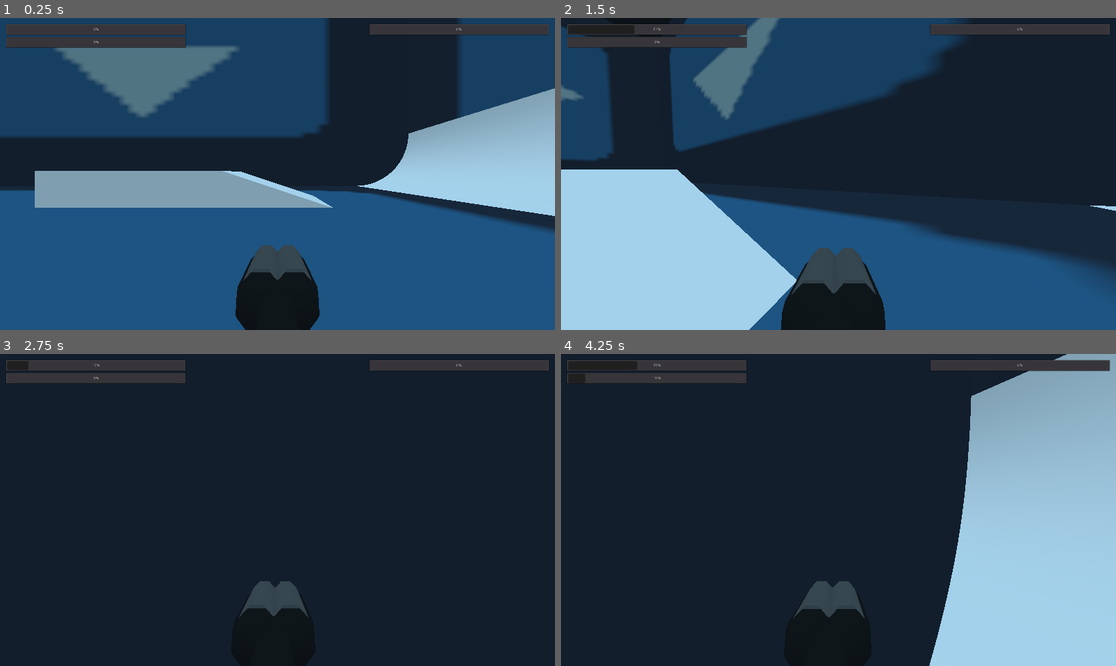
Above: before the commit, frames 1-4 (two rows, left to right).
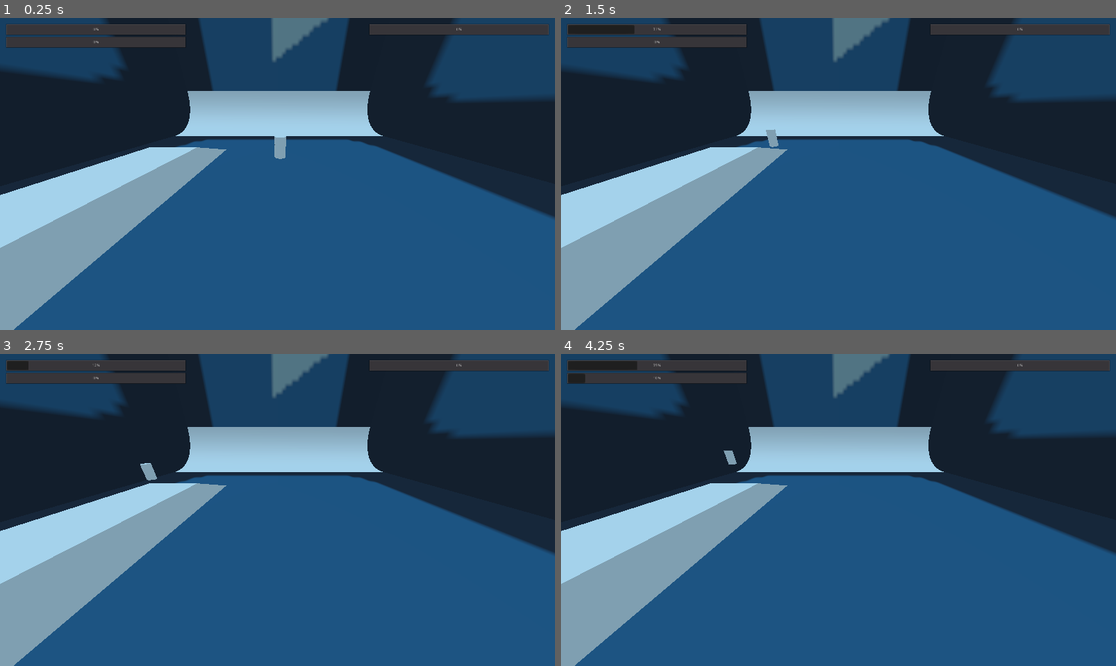
Above: after the commit, the same moments.

Repository: Shfty/hyper-shooting-2
Game: Godot game, scene res://Scenes/Maps/Scene.tscn
The game is run twice, just before and just after one commit, with the same random seed, the same clock (stepped at 60 frames per second) and the same inputs. The engine's default icon, where the game draws it, is replaced by a stand-in: a white triangle on a blue panel in a dark square.
Inputs (mouse positions are in pixels of both pictures, inside the frame that each line leads up to):
- Up to frame 1 (0.25 s): no input
- Up to frame 2 (1.5 s): tap Enter at 0.5 s; move the mouse to (866, 174) at 0.52 s; hold Shift (skate) 0.53-1.28 s; hold E (move_forward) from 0.53 s (still down); tap Space (jump) at 0.77 s; move the mouse to (810, 174) at 1.27 s; tap Shift (skate) at 1.35 s
- Up to frame 3 (2.75 s): keep holding E (move_forward); tap Space (jump) at 1.52 s; move the mouse to (288, 503) at 2.02 s; hold Shift (skate) from 2.03 s (still down)
- Up to frame 4 (4.25 s): keep holding E (move_forward); move the mouse to (832, 516) at 2.77 s; release Shift (skate) at 2.78 s; tap Shift (skate) at 2.85 s; tap Space (jump) at 3.02, 3.77 s; move the mouse to (877, 513) at 3.52 s; hold Shift (skate) from 3.53 s (still down)

The runs differ from the first frame. In frame 1, 47% of the frame differs, in the area x 0-100%, y 0-100%; in frame 2, 57%; in frame 3, 72%; in frame 4, 80%.

Commit message:
Working capsule height and rotation controllers, decoupled camera

Diff:
--- a/Scenes/Maps/Scene.tscn
+++ b/Scenes/Maps/Scene.tscn
@@ -14,6 +14,12 @@
 albedo_texture = ExtResource( 2 )
 
 [node name="Spatial" type="Spatial"]
+
+[node name="Camera" type="Camera" parent="."]
+transform = Transform( -4.37114e-008, 0.458829, -0.888524, 0, 0.888524, 0.458829, 1, 2.00561e-008, -3.88386e-008, -343.509, 126.064, -7.19492 )
+fov = 100.0
+near = 1.0
+far = 8192.0
 
 [node name="Player" parent="." instance=ExtResource( 1 )]
 transform = Transform( 1, 0, 0, 0, 1, 0, 0, 0, 1, 0, 28, 0 )
--- a/Scenes/Player.tscn
+++ b/Scenes/Player.tscn
@@ -1,14 +1,15 @@
-[gd_scene load_steps=11 format=2]
+[gd_scene load_steps=12 format=2]
 
 [ext_resource path="res://Scenes/GunMesh.tscn" type="PackedScene" id=1]
-[ext_resource path="res://Src/Player/stance.gd" type="Script" id=2]
-[ext_resource path="res://Src/Player/movement.gd" type="Script" id=3]
+[ext_resource path="res://Src/Player/capsule_height.gd" type="Script" id=2]
+[ext_resource path="res://Src/Player/capsule_rotation.gd" type="Script" id=3]
 [ext_resource path="res://Src/Player/camera.gd" type="Script" id=4]
-[ext_resource path="res://Src/Player/bob.gd" type="Script" id=5]
-[ext_resource path="res://Src/Player/view_bob.gd" type="Script" id=6]
-[ext_resource path="res://Src/Player/weapon_bob.gd" type="Script" id=7]
-[ext_resource path="res://Src/Player/weapon_momentum.gd" type="Script" id=8]
-[ext_resource path="res://Src/Player/lean.gd" type="Script" id=9]
+[ext_resource path="res://Src/Player/movement.gd" type="Script" id=5]
+[ext_resource path="res://Src/Player/bob.gd" type="Script" id=6]
+[ext_resource path="res://Src/Player/view_bob.gd" type="Script" id=7]
+[ext_resource path="res://Src/Player/weapon_bob.gd" type="Script" id=8]
+[ext_resource path="res://Src/Player/weapon_momentum.gd" type="Script" id=9]
+[ext_resource path="res://Src/Player/lean.gd" type="Script" id=10]
 
 [sub_resource type="CapsuleShape" id=1]
 margin = 1.0
@@ -17,6 +18,27 @@
 
 [node name="Spatial" type="Spatial"]
 
+[node name="CameraOffset" type="Spatial" parent="."]
+transform = Transform( 1, 0, 0, 0, 1, 0, 0, 0, 1, 0, 13, 0 )
+
+[node name="CameraYaw" type="Spatial" parent="CameraOffset"]
+
+[node name="CameraPitch" type="Spatial" parent="CameraOffset/CameraYaw"]
+transform = Transform( 1, 0, 0, 0, 1, 1.06581e-014, 0, -1.06581e-014, 1, 0, 0, -5.68248e-007 )
+
+[node name="Camera" type="Camera" parent="CameraOffset/CameraYaw/CameraPitch"]
+cull_mask = 1048574
+fov = 100.0
+near = 1.0
+far = 8192.0
+
+[node name="GunAnchor" type="Spatial" parent="CameraOffset/CameraYaw/CameraPitch/Camera"]
+transform = Transform( 1, 0, 0, 0, 0.97437, 0.224951, 0, -0.224951, 0.97437, 0, -9.2, -14.525 )
+
+[node name="GunBobAnchor" type="Spatial" parent="CameraOffset/CameraYaw/CameraPitch/Camera/GunAnchor"]
+
+[node name="GunMesh" parent="CameraOffset/CameraYaw/CameraPitch/Camera/GunAnchor/GunBobAnchor" instance=ExtResource( 1 )]
+
 [node name="KinematicBody" type="KinematicBody" parent="."]
 collision/safe_margin = 1.0
 
@@ -24,47 +46,41 @@
 transform = Transform( 1, 0, 0, 0, -4.37114e-008, 1, 0, -1, -4.37114e-008, 0, 0, 0 )
 shape = SubResource( 1 )
 
-[node name="CameraPivot" type="Spatial" parent="KinematicBody"]
-transform = Transform( 1, 0, 0, 0, 1, 1.06581e-014, 0, -1.06581e-014, 1, 0, 13, -5.68248e-007 )
+[node name="CameraAnchor" type="Spatial" parent="KinematicBody"]
+transform = Transform( 1, 0, 0, 0, 1, 0, 0, 0, 1, 0, 13, 0 )
 
-[node name="Camera" type="Camera" parent="KinematicBody/CameraPivot"]
-cull_mask = 1048574
-fov = 100.0
-near = 1.0
-far = 8192.0
+[node name="CSGCylinder" type="CSGCylinder" parent="KinematicBody"]
+radius = 15.0
+height = 56.0
 
-[node name="GunAnchor" type="Spatial" parent="KinematicBody/CameraPivot/Camera"]
-transform = Transform( 1, 0, 0, 0, 0.97437, 0.224951, 0, -0.224951, 0.97437, 0, -9.2, -14.525 )
+[node name="Controllers" type="Node" parent="."]
 
-[node name="GunBobAnchor" type="Spatial" parent="KinematicBody/CameraPivot/Camera/GunAnchor"]
-
-[node name="GunMesh" parent="KinematicBody/CameraPivot/Camera/GunAnchor/GunBobAnchor" instance=ExtResource( 1 )]
-
-[node name="Controllers" type="Node" parent="KinematicBody"]
-
-[node name="StanceController" type="Node" parent="KinematicBody/Controllers"]
+[node name="CapsuleHeightController" type="Node" parent="Controllers"]
 script = ExtResource( 2 )
 
-[node name="MovementController" type="Node" parent="KinematicBody/Controllers"]
+[node name="CapsuleRotationController" type="Node" parent="Controllers"]
 script = ExtResource( 3 )
 
-[node name="CameraController" type="Node" parent="KinematicBody/Controllers"]
+[node name="CameraController" type="Node" parent="Controllers"]
 script = ExtResource( 4 )
 
-[node name="BobController" type="Node" parent="KinematicBody/Controllers"]
+[node name="MovementController" type="Node" parent="Controllers"]
 script = ExtResource( 5 )
 
-[node name="ViewBobController" type="Node" parent="KinematicBody/Controllers"]
+[node name="BobController" type="Node" parent="Controllers"]
 script = ExtResource( 6 )
 
-[node name="WeaponBobController" type="Node" parent="KinematicBody/Controllers"]
+[node name="ViewBobController" type="Node" parent="Controllers"]
 script = ExtResource( 7 )
+
+[node name="WeaponBobController" type="Node" parent="Controllers"]
+script = ExtResource( 8 )
 bob_magnitude = 3.0
 
-[node name="WeaponMomentumController" type="Node" parent="KinematicBody/Controllers"]
-script = ExtResource( 8 )
+[node name="WeaponMomentumController" type="Node" parent="Controllers"]
+script = ExtResource( 9 )
 
-[node name="LeanController" type="Node" parent="KinematicBody/Controllers"]
-script = ExtResource( 9 )
-[connection signal="grounded_changed" from="KinematicBody/Controllers/MovementController" to="KinematicBody/Controllers/CameraController" method="_on_MovementController_grounded_changed"]
-[connection signal="skating_changed" from="KinematicBody/Controllers/MovementController" to="KinematicBody/Controllers/CameraController" method="_on_MovementController_skating_changed"]
+[node name="LeanController" type="Node" parent="Controllers"]
+script = ExtResource( 10 )
+[connection signal="grounded_changed" from="Controllers/MovementController" to="Controllers/CameraController" method="_on_MovementController_grounded_changed"]
+[connection signal="skating_changed" from="Controllers/MovementController" to="Controllers/CameraController" method="_on_MovementController_skating_changed"]
--- a/Src/Player/bob.gd
+++ b/Src/Player/bob.gd
@@ -1,9 +1,7 @@
 extends Node
 
-const PLAYER = "KinematicBody"
 const MOVEMENT = "MovementController"
 var nodes = Util.NodeDependencies.new([
-	PLAYER,
 	MOVEMENT
 ])
 
--- a/Src/Player/camera.gd
+++ b/Src/Player/camera.gd
@@ -1,10 +1,10 @@
 extends Node
 
-const PLAYER = "KinematicBody"
-const CAMERA_PIVOT = "CameraPivot"
+const CAMERA_YAW = "CameraYaw"
+const CAMERA_PITCH = "CameraPitch"
 var nodes = Util.NodeDependencies.new([
-	PLAYER,
-	CAMERA_PIVOT
+	CAMERA_YAW,
+	CAMERA_PITCH
 ])
 
 export(float) var sensitivity = 0.005
@@ -22,24 +22,24 @@
 
 func _input(event: InputEvent):
 	if event is InputEventMouseMotion:
-		var player = nodes.get(PLAYER)
-		var camera_pivot = nodes.get(CAMERA_PIVOT)
+		var camera_yaw = nodes.get(CAMERA_YAW)
+		var camera_pitch = nodes.get(CAMERA_PITCH)
 
 		# Yaw
-		var yawSign = 1 if abs(camera_pivot.rotation.x) >= PI * 0.5 else -1
-		player.rotate(Vector3(0, yawSign, 0), event.relative.x * sensitivity)
+		var yawSign = 1 if abs(camera_pitch.rotation.x) >= PI * 0.5 else -1
+		camera_yaw.rotate(Vector3(0, yawSign, 0), event.relative.x * sensitivity)
 
 		# Pitch
 		if(!lerp_pitch):
-			camera_pivot.rotate(Vector3(-1, 0, 0), event.relative.y * sensitivity)
+			camera_pitch.rotate(Vector3(-1, 0, 0), event.relative.y * sensitivity)
 			if(clamp_pitch):
-				camera_pivot.rotation.x = clamp(camera_pivot.rotation.x, deg2rad(pitch_min), deg2rad(pitch_max))
+				camera_pitch.rotation.x = clamp(camera_pitch.rotation.x, deg2rad(pitch_min), deg2rad(pitch_max))
 
 func _physics_process(delta):
 	if(lerp_pitch):
-		var camera_pivot = nodes.get(CAMERA_PIVOT)
-		camera_pivot.rotation.x = lerp(camera_pivot.rotation.x, 0, delta * recenter_speed)
-		if(abs(camera_pivot.rotation.x) < deg2rad(1.0)):
+		var camera_pitch = nodes.get(CAMERA_PITCH)
+		camera_pitch.rotation.x = lerp(camera_pitch.rotation.x, 0, delta * recenter_speed)
+		if(abs(camera_pitch.rotation.x) < deg2rad(1.0)):
 			lerp_pitch = false
 
 func _on_MovementController_skating_changed(skate):
@@ -55,7 +55,7 @@
 	var free_look = movement.get("skating") || !movement.get("grounded")
 	clamp_pitch = !free_look
 
-	var camera_pivot = nodes.get(CAMERA_PIVOT)
-	if(clamp_pitch && camera_pivot.rotation.x > deg2rad(pitch_max) || camera_pivot.rotation.x < deg2rad(pitch_min)):
+	var camera_pitch = nodes.get(CAMERA_PITCH)
+	if(clamp_pitch && camera_pitch.rotation.x > deg2rad(pitch_max) || camera_pitch.rotation.x < deg2rad(pitch_min)):
 		print("Pitch out of bounds")
 		lerp_pitch = true
--- /dev/null
+++ b/Src/Player/capsule_height.gd
@@ -0,0 +1,33 @@
+extends Node
+
+const PLAYER = "KinematicBody"
+const SHAPE = "CollisionShape"
+const CAMERA_ANCHOR = "CameraAnchor"
+const CAMERA_OFFSET = "CameraOffset"
+var nodes = Util.NodeDependencies.new([
+	PLAYER,
+	SHAPE,
+	CAMERA_ANCHOR,
+	CAMERA_OFFSET
+])
+
+export (float) var height = 56
+
+func _ready():
+	nodes.ready(owner)
+
+func _physics_process(delta):
+	var player = nodes.get(PLAYER)
+	var shape = nodes.get(SHAPE)
+	var camera_anchor = nodes.get(CAMERA_ANCHOR)
+	var camera_offset = nodes.get(CAMERA_OFFSET)
+
+	var capsule = shape.shape
+	var prev_height = capsule.height
+	capsule.height = max(height - (capsule.radius * 2), 0)
+
+	camera_anchor.translation.y = capsule.height * 0.5
+	camera_offset.set_global_transform(Transform(Basis(), camera_anchor.get_global_transform().origin))
+
+	var delta_height = capsule.height - prev_height
+	player.translation.y += delta_height
--- /dev/null
+++ b/Src/Player/capsule_rotation.gd
@@ -0,0 +1,31 @@
+extends Node
+
+const PLAYER = "KinematicBody"
+const SHAPE = "CollisionShape"
+const CAMERA_OFFSET = "CameraOffset"
+var nodes = Util.NodeDependencies.new([
+	PLAYER,
+	SHAPE,
+	CAMERA_OFFSET
+])
+
+export (Vector3) var rot_forward = Vector3.FORWARD
+export (float) var rot_angle = 0
+
+func _ready():
+	nodes.ready(owner)
+
+func _physics_process(delta):
+	var player = nodes.get(PLAYER)
+	var shape = nodes.get(SHAPE)
+	var camera_offset = nodes.get(CAMERA_OFFSET)
+
+	var dir = rot_forward.normalized()
+	var axis = dir.cross(Vector3.DOWN).normalized()
+
+	#var prev_rotation = player.rotation
+	player.set_rotation(Vector3.ZERO)
+	player.rotate(axis, deg2rad(rot_angle))
+
+	#var delta_rotation = player.rotation - prev_rotation
+	# @TODO: Apply y axis counter-translation to kinematic body
--- a/Src/Player/lean.gd
+++ b/Src/Player/lean.gd
@@ -1,25 +1,28 @@
 extends Node
 
-const PLAYER = "KinematicBody"
+const MOVEMENT = "MovementController"
+const CAMERA_YAW = "CameraYaw"
 const CAMERA = "Camera"
 var nodes = Util.NodeDependencies.new([
-	PLAYER,
+	MOVEMENT,
+	CAMERA_YAW,
 	CAMERA
 ])
 
-var last_pos: Vector3 = Vector3.ZERO
+export(float) var lean_factor = 0.01
+export(float) var max_lean = 2.5
 
 func _ready():
 	nodes.ready(owner)
 
 func _physics_process(delta):
-	var player = nodes.get(PLAYER)
+	var movement = nodes.get(MOVEMENT)
+	var camera_yaw = nodes.get(CAMERA_YAW)
 	var camera = nodes.get(CAMERA)
 
-	var vel = player.translation - last_pos
+	var vel = movement.get("velocity")
 
 	# Lean
-	var lean = vel.dot(-player.get_global_transform().basis.x)
+	var lean = vel.dot(-camera_yaw.get_global_transform().basis.x) * lean_factor
+	lean = clamp(lean, -max_lean, max_lean)
 	camera.rotation.z = deg2rad(lean)
-
-	last_pos = player.translation
--- a/Src/Player/movement.gd
+++ b/Src/Player/movement.gd
@@ -1,7 +1,11 @@
 extends Node
 
 const PLAYER = "KinematicBody"
-var nodes = Util.NodeDependencies.new([PLAYER])
+const CAMERA_YAW = "CameraYaw"
+var nodes = Util.NodeDependencies.new([
+	PLAYER,
+	CAMERA_YAW
+])
 
 export(float) var move_speed = 320.0
 export(float) var stop_speed = 100.0
@@ -99,7 +103,7 @@
 		0,
 		get_wish_axis(forward_action, back_action)
 	).rotated(
-		Vector3(0, 1, 0), nodes.get(PLAYER).rotation.y
+		Vector3(0, 1, 0), nodes.get(CAMERA_YAW).rotation.y
 	).normalized()
 
 func move(delta: float, wish_vec: Vector3, grounded: bool, accelerate: float, velocity: Vector3):
--- a/Src/Player/stance.gd
+++ /dev/null
@@ -1,14 +0,0 @@
-extends Node
-
-const PLAYER = "KinematicBody"
-var nodes = Util.NodeDependencies.new([
-	PLAYER
-])
-
-export (float) var height = 56
-
-func _ready():
-	nodes.ready(owner)
-
-func _physics_process(delta):
-	var player = nodes.get(PLAYER)
--- a/Src/Player/weapon_momentum.gd
+++ b/Src/Player/weapon_momentum.gd
@@ -1,12 +1,12 @@
 extends Node
 
-const PLAYER = "KinematicBody"
-const CAMERA_PIVOT = "CameraPivot"
+const CAMERA_YAW = "CameraYaw"
+const CAMERA_PITCH = "CameraPitch"
 const MOVEMENT = "MovementController"
 const WEAPON_ANCHOR = "GunBobAnchor"
 var nodes = Util.NodeDependencies.new([
-	PLAYER,
-	CAMERA_PIVOT,
+	CAMERA_YAW,
+	CAMERA_PITCH,
 	MOVEMENT,
 	WEAPON_ANCHOR
 ])
@@ -17,8 +17,8 @@
 	nodes.ready(owner)
 
 func _physics_process(delta):
-	var player = nodes.get(PLAYER)
-	var camera_pivot = nodes.get(CAMERA_PIVOT)
+	var camera_yaw = nodes.get(CAMERA_YAW)
+	var camera_pitch = nodes.get(CAMERA_PITCH)
 	var movement = nodes.get(MOVEMENT)
 	var weapon_anchor = nodes.get(WEAPON_ANCHOR)
 
@@ -26,8 +26,8 @@
 
 	if(!movement.get("grounded") || movement.get("skating")):
 		var vel = movement.get("velocity")
-		vel = vel.rotated(Vector3.UP, -player.rotation.y)
-		vel = vel.rotated(Vector3.RIGHT, -camera_pivot.rotation.x)
+		vel = vel.rotated(Vector3.UP, -camera_yaw.rotation.y)
+		vel = vel.rotated(Vector3.RIGHT, -camera_pitch.rotation.x)
 
 		target = vel * momentum_scale * -0.002
 
